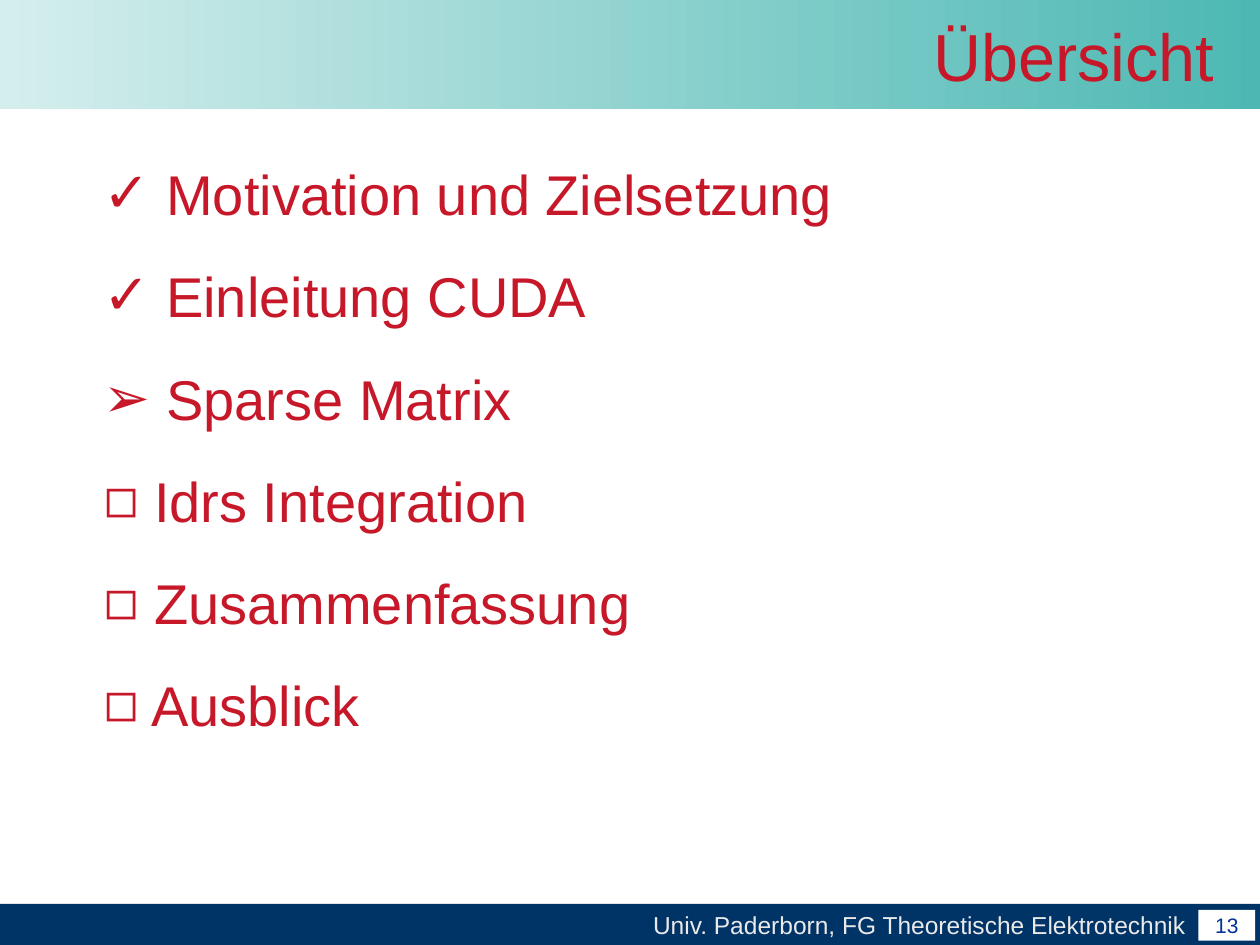
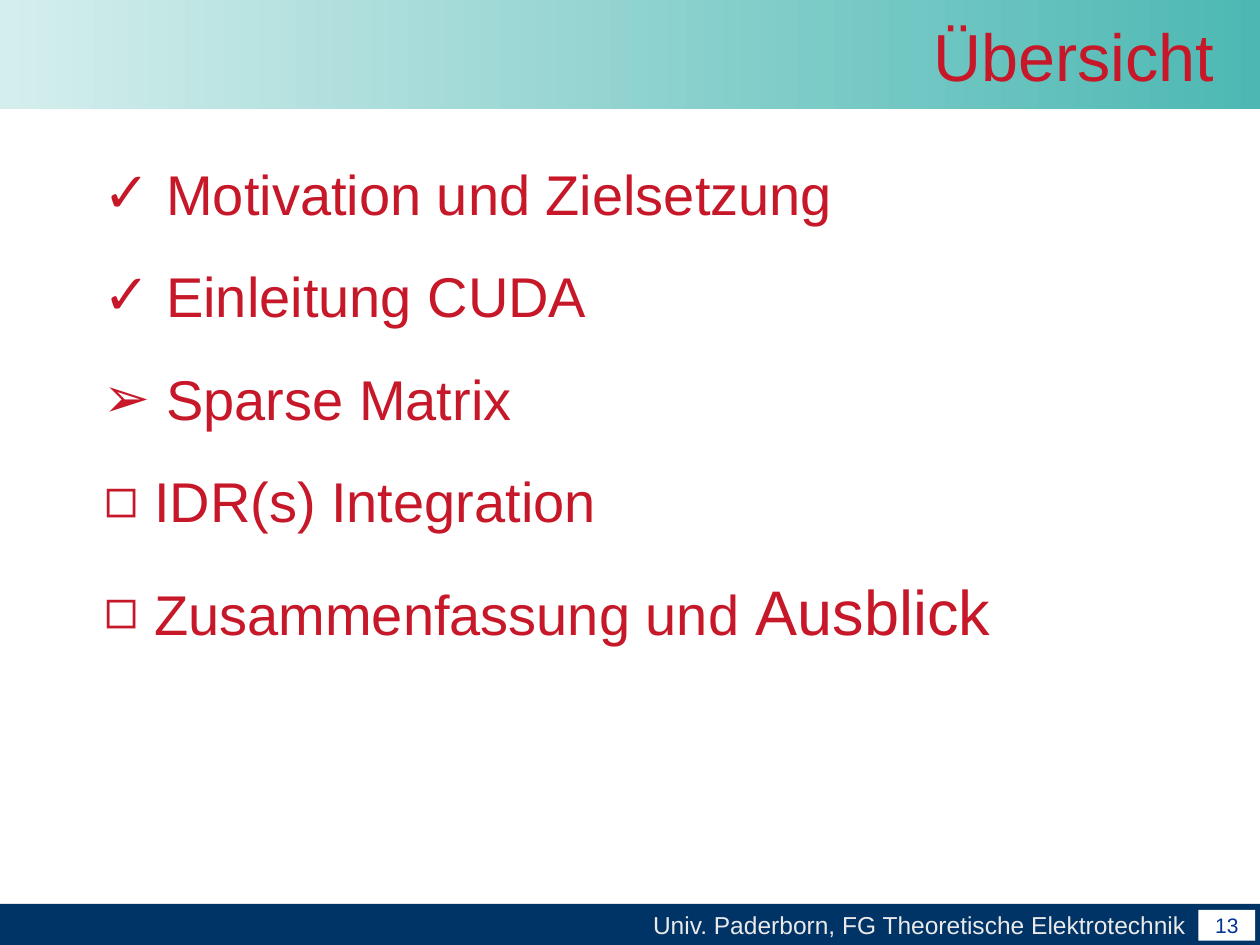
Before and after one commit to unconditional/projektarbeitcuda, a slide deck: slide 13 of Abschlussvortrag/Abschlussvortrag der Projektarbeit CUDA.ppt. Drawn at 1260x945 pixels with LibreOffice and Linux fonts; fonts in the diff are those of the drawing; background and template pictures are left out. Boxes give left, top, right and bottom in pixels: in the first picture for what was removed or moved away, otherwise in the second. Text is boxed around its words. In the diff, an @@ line names an element or a change of style, - is before the commit and + after.

```diff
--- a/Abschlussvortrag/Abschlussvortrag der Projektarbeit CUDA.ppt
+++ b/Abschlussvortrag/Abschlussvortrag der Projektarbeit CUDA.ppt
@@ text at bbox=[154, 481, 990, 646]: text changed @@
-◻ Idrs Integration
-◻ Zusammenfassung
-◻ Ausblick
+◻ IDR(s) Integration
+◻ Zusammenfassung und Ausblick
```
Also in this commit, not shown: 6 other slides changed, 1 slide added, 1 slide removed.
